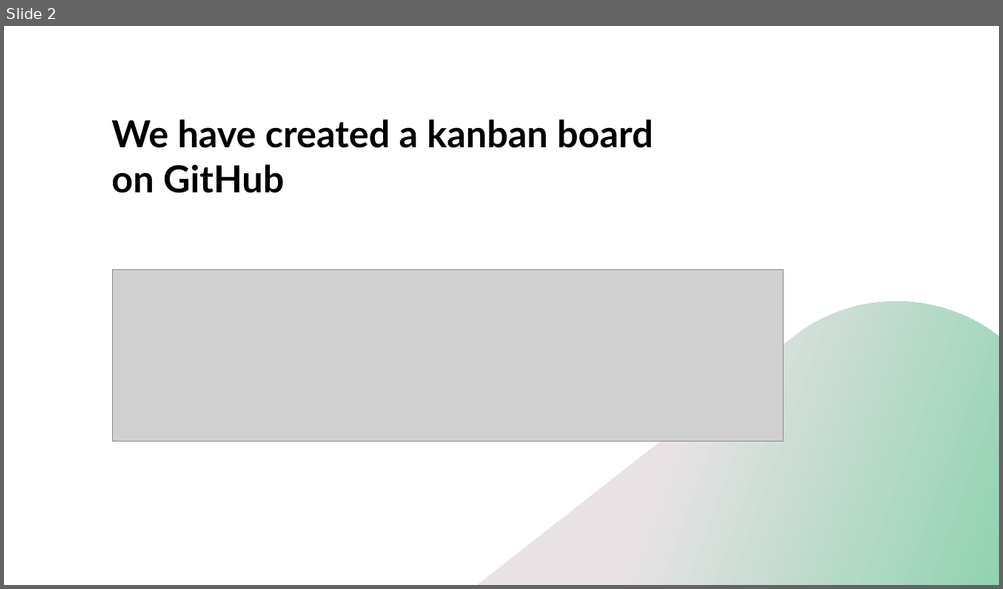
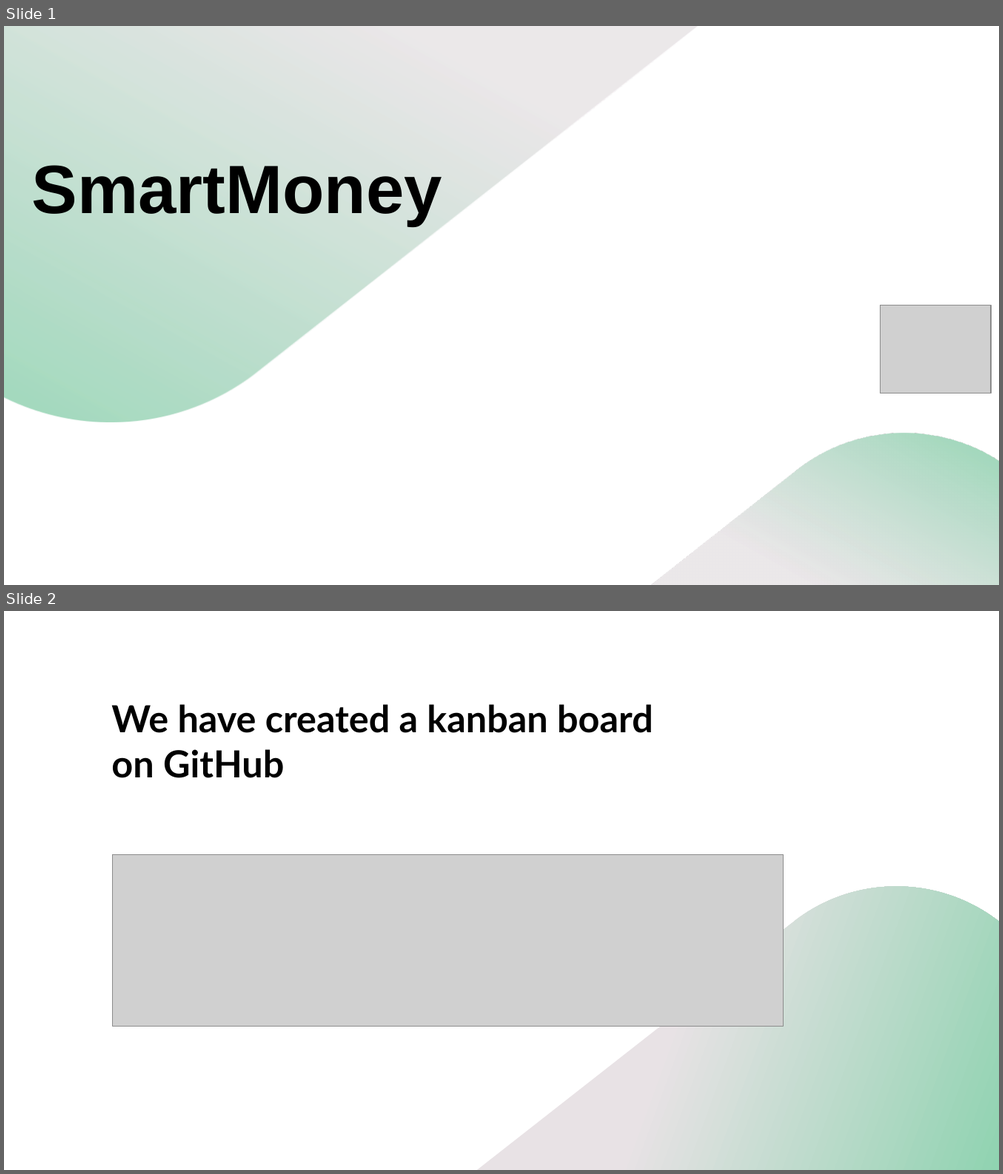
Before and after one commit to c1own-depressed/MYB-Manage-Your-Budget-, a slide deck: documents/Presentation.pptx. Shown one above the other, each under a label of ours: slide 2 before the commit, slides 1 and 2 after it. The pictures are 1003x589 and 1003x1174 pixels, drawn with LibreOffice and Linux fonts; fonts in the diff are those of the drawing; grey boxes stand for pictures; background and template pictures are left out. Boxes give left, top, right and bottom in pixels: in the first picture for what was removed or moved away, otherwise in the second. Text is boxed around its words. In the diff, an @@ line names an element or a change of style, - is before the commit and + after.

```diff
--- a/documents/Presentation.pptx
+++ b/documents/Presentation.pptx
@@ slide 1 added at (4,26,999,585), background picture (left out); not listed: 1 template element that a slide beside it also shows @@
@@ rectangle added at (4,26,999,585), fill #FFFFFF @@
@@ freeform shape added at (4,26,705,424), fill gradient #E8E2E5 to #90D3B1 @@
@@ title added at (32,165,442,226), 66 pt, text #000000, bold @@
+SmartMoney
@@ picture added at (880,306,991,394) @@
@@ freeform shape added at (646,432,999,585), fill gradient #E8E2E5 to #90D3B1 @@
```
Also in this commit, not shown: 1 slide removed.
